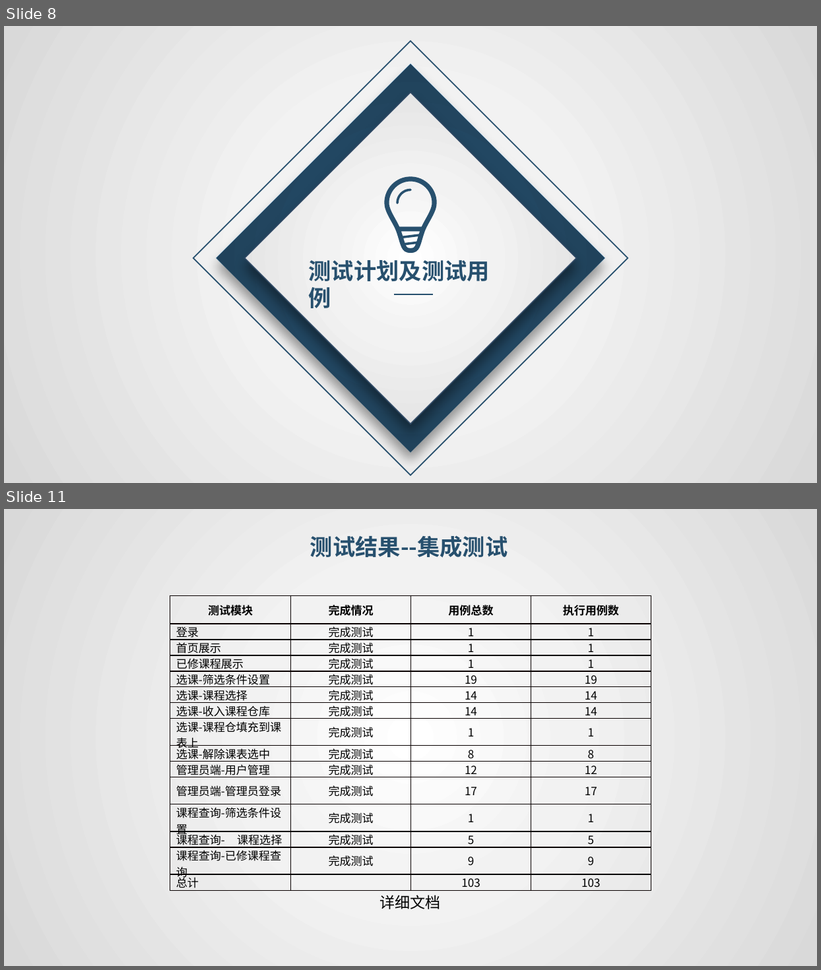
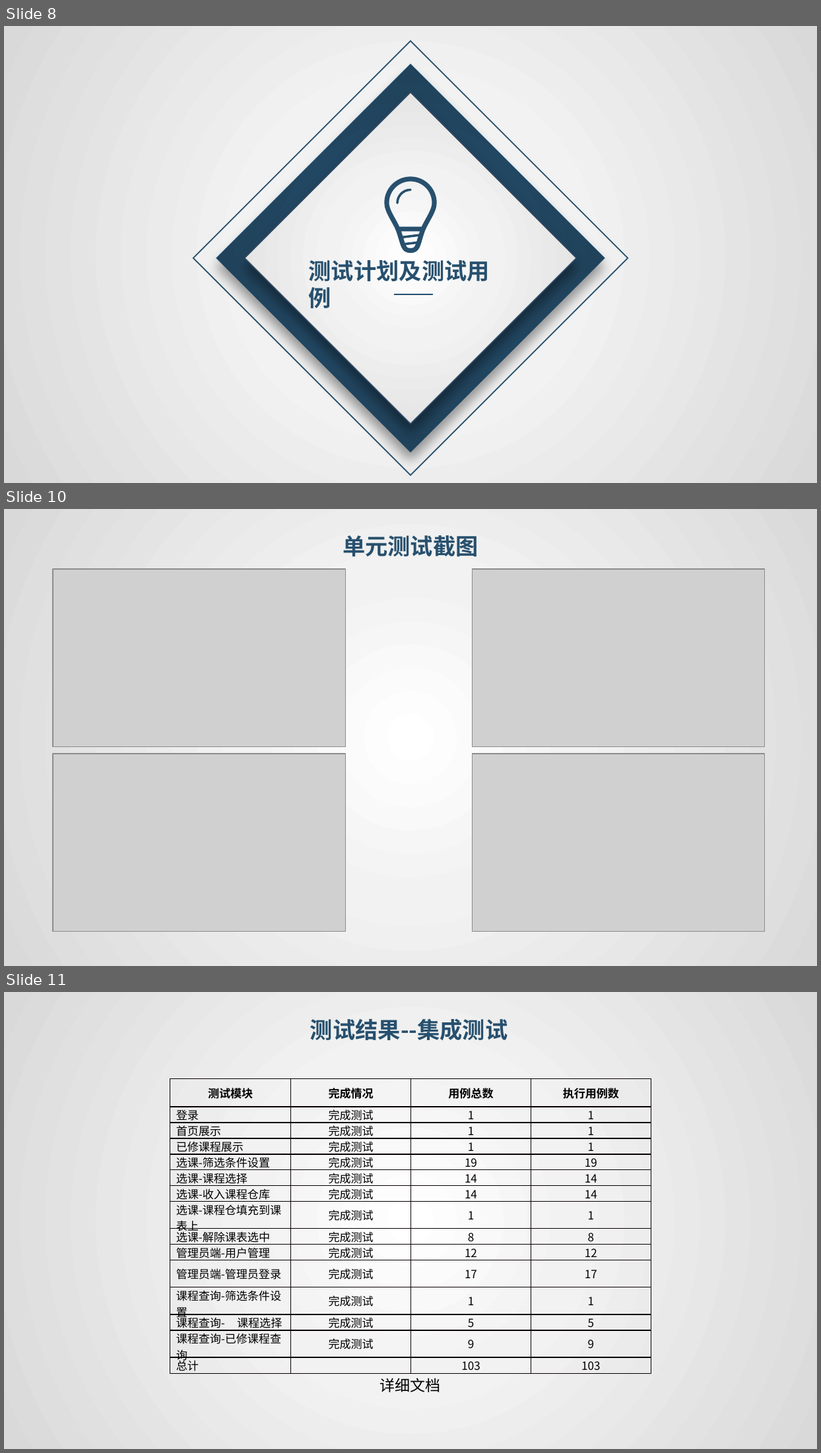
Before and after one commit to avgstuBoboge/SE2020-document, a slide deck: ppt/SE2020-G16-实现测试.pptx. Shown one above the other, each under a label of ours: slides 8 and 11 before the commit, slides 8, 10 and 11 after it; the slides between them are not shown. The pictures are 821x970 and 821x1453 pixels, drawn with LibreOffice and Linux fonts; fonts in the diff are those of the drawing; grey boxes stand for pictures. Boxes give left, top, right and bottom in pixels: in the first picture for what was removed or moved away, otherwise in the second. Text is boxed around its words. In the diff, an @@ line names an element or a change of style, - is before the commit and + after.

```diff
--- a/ppt/SE2020-G16-实现测试.pptx
+++ b/ppt/SE2020-G16-实现测试.pptx
@@ slide 10 added at (4, 509, 817, 966), background gradient #FFFFFF to #F2F2F2 to #D9D9D9 @@
@@ text added at (343, 535, 479, 557), 20 pt, text #27506E, bold @@
+单元测试截图
@@ picture added at (53, 569, 345, 747) @@
@@ picture added at (473, 569, 765, 747) @@
@@ picture added at (53, 754, 345, 932) @@
@@ picture added at (473, 754, 765, 932) @@
```
Also in this commit, not shown: 3 slides changed, 2 other slides added, 2 slides removed, 12 other files.
